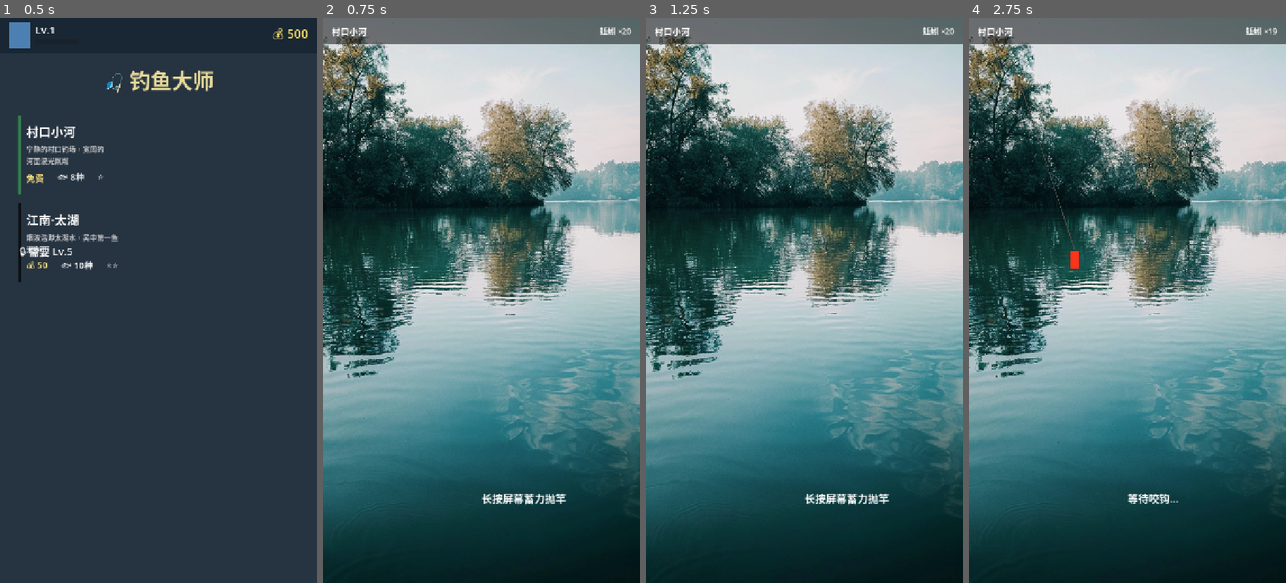
Above: before the commit, frames 1-4 (left to right).
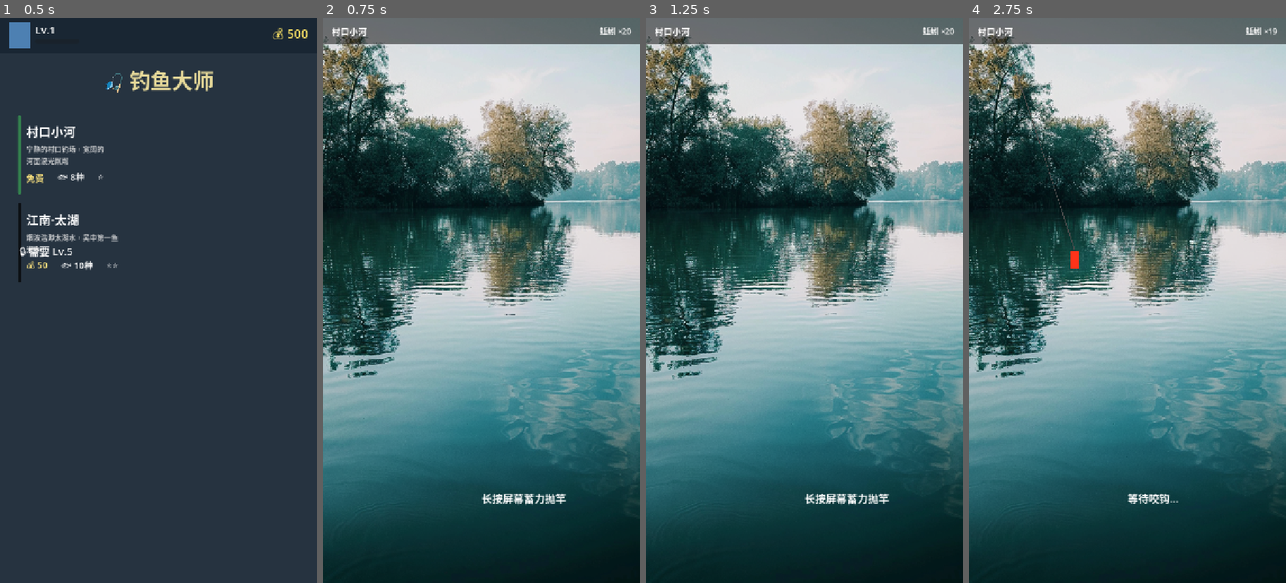
Above: after the commit, the same moments.

Repository: myself594/fishing-master
Game: Godot game, scene res://scenes/main.tscn
Two runs of this game, one before a commit and one after it. Both use one fixed random seed, a clock stepped at 60 frames per second and the inputs below.
Inputs (mouse positions are in pixels of both pictures, inside the frame that each line leads up to):
- Up to frame 1 (0.5 s): no input
- Up to frame 2 (0.75 s): click (342, 153) at 0.5 s
- Up to frame 3 (1.25 s): no input
- Up to frame 4 (2.75 s): move the mouse to (1197, 272) at 1.27 s; click (1197, 272) at 1.42 s; move the mouse to (1064, 328) at 2.02 s; click (1064, 328) at 2.17 s

Frame 1 is identical in both runs. In frame 2, 3.8% of the frame differs, in the area x 0-100%, y 2-64%; in frame 3, 4.2%; in frame 4, 4.6%.

Commit message:
水面涟漪仅作用于下方70%区域

Diff:
--- a/assets/shaders/water_ripple.gdshader
+++ b/assets/shaders/water_ripple.gdshader
@@ -6,7 +6,7 @@
 // 水面效果参数
 uniform float wave_speed : hint_range(0.01, 0.5) = 0.08;
 uniform float wave_strength : hint_range(0.001, 0.03) = 0.008;
-uniform float water_start : hint_range(0.0, 0.5) = 0.0;
+uniform float water_start : hint_range(0.0, 0.5) = 0.3;
 uniform float refraction_strength : hint_range(0.0, 0.02) = 0.005;
 
 // 双层水波，不同速度和方向
--- a/scenes/ui/fishing_scene.gd
+++ b/scenes/ui/fishing_scene.gd
@@ -109,7 +109,7 @@
 			# 设置 Shader 参数
 			shader_material.set_shader_parameter("wave_speed", 0.08)
 			shader_material.set_shader_parameter("wave_strength", 0.008)
-			shader_material.set_shader_parameter("water_start", 0.0)
+			shader_material.set_shader_parameter("water_start", 0.3)  # 上方30%无效果
 			shader_material.set_shader_parameter("refraction_strength", 0.005)
 			background_texture.material = shader_material
 			print("水面涟漪 Shader 已加载（带噪声纹理）")
